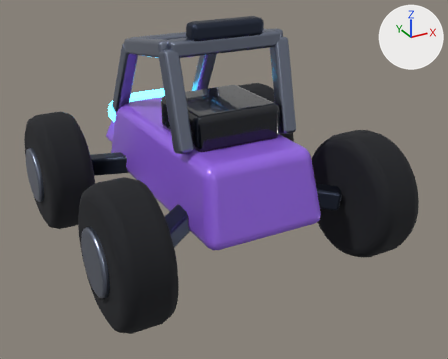
An edit to the glTF model public/models/robot-3.glb, drawn before and after from the same camera.
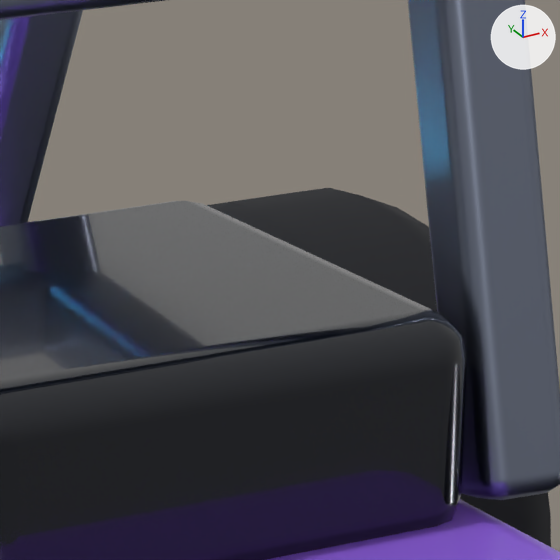
The first picture shows the older version from a 50 mm camera at (-0.745, -1.482, 0.907) aimed at (0.028, -0.076, 0.205). The close-ups show the older and then the newer version on the part from 45% to 66% of the width and 15% to 40% of the height of that picture. Only the edits that show in the close-ups are written down. Every picture has the same lights, and +X, +Y and +Z are marked at upper right. Where no turn or scale is listed for an object, it has been applied to the vertices.

The first close-up shows 'hoop_dn.001', 'hoop_top', 'hoop_up.001', 'seat', 'spine', 'wheel.003'.
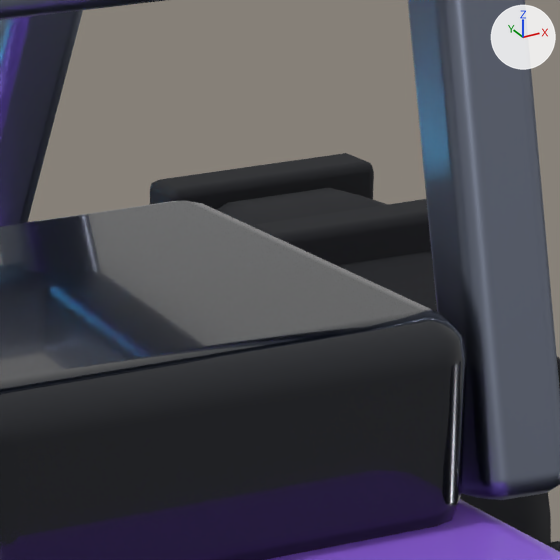
Changed parts and their boxes (x1, y1, x2, y2) in the close-ups (560 x 560 px):
```json
{"object": "lug.033", "change": "added", "after": [252, 199, 431, 265], "on screen": "black"}
{"object": "lug.032", "change": "added", "after": [150, 153, 374, 209], "on screen": "black"}
{"object": "lug.035", "change": "added", "after": [546, 541, 560, 552]}
```

Scene script edits in JSON lines:
```json
{"op": "add", "block": "me_lug_035", "code": ["me_lug_035 = bpy.data.meshes.new('lug.035')", "me_lug_035.from_pydata(...)  # 56 vertices, 108 faces; spans x -0.0675..0.0675, y -0.016..0.016, z -0.016..0.016", "me_lug_035.materials.append(mat_rubber)  # black #15171d"]}
{"op": "add", "block": "ob_lug_035", "code": ["ob_lug_035 = bpy.data.objects.new('lug.035', me_lug_035)", "ob_lug_035.location = (0.345, 0.111, 0.175)"]}
{"op": "add", "block": "ob_lug_034", "code": ["ob_lug_034 = bpy.data.objects.new('lug.034', me_lug_035.copy())", "ob_lug_034.location = (0.345, 0.1442, 0.2773)"]}
{"op": "add", "block": "ob_lug_033", "code": ["ob_lug_033 = bpy.data.objects.new('lug.033', me_lug_035.copy())", "ob_lug_033.location = (0.345, 0.2312, 0.3405)"]}
{"op": "add", "block": "ob_lug_032", "code": ["ob_lug_032 = bpy.data.objects.new('lug.032', me_lug_035.copy())", "ob_lug_032.location = (0.345, 0.3388, 0.3405)"]}
```
